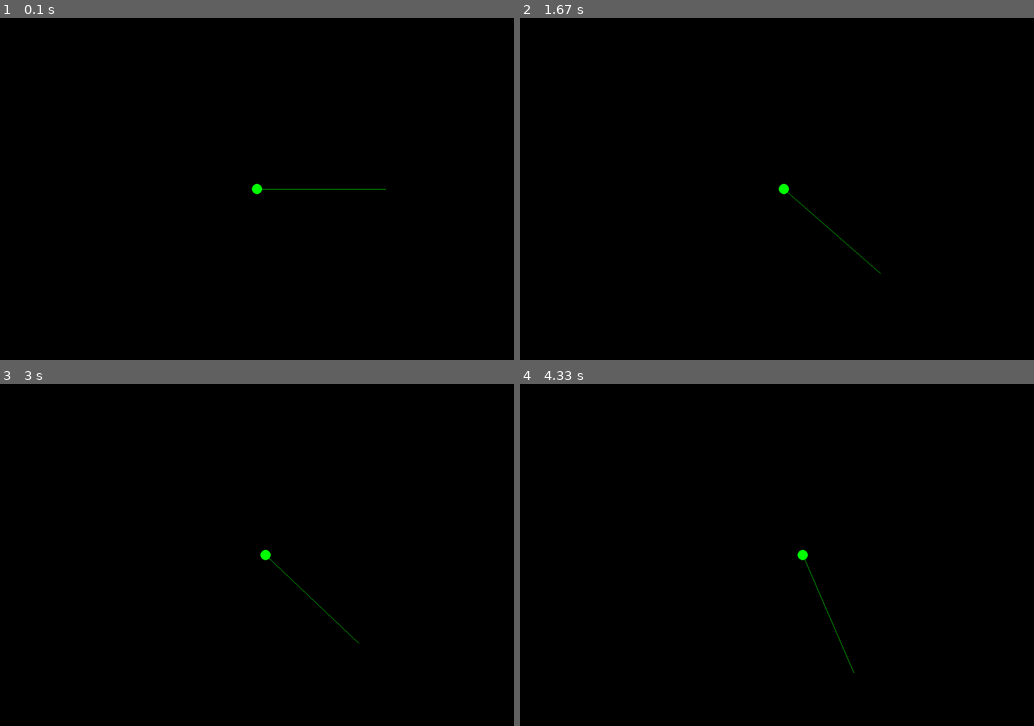
Above: before the commit, frames 1-4 (two rows, left to right).
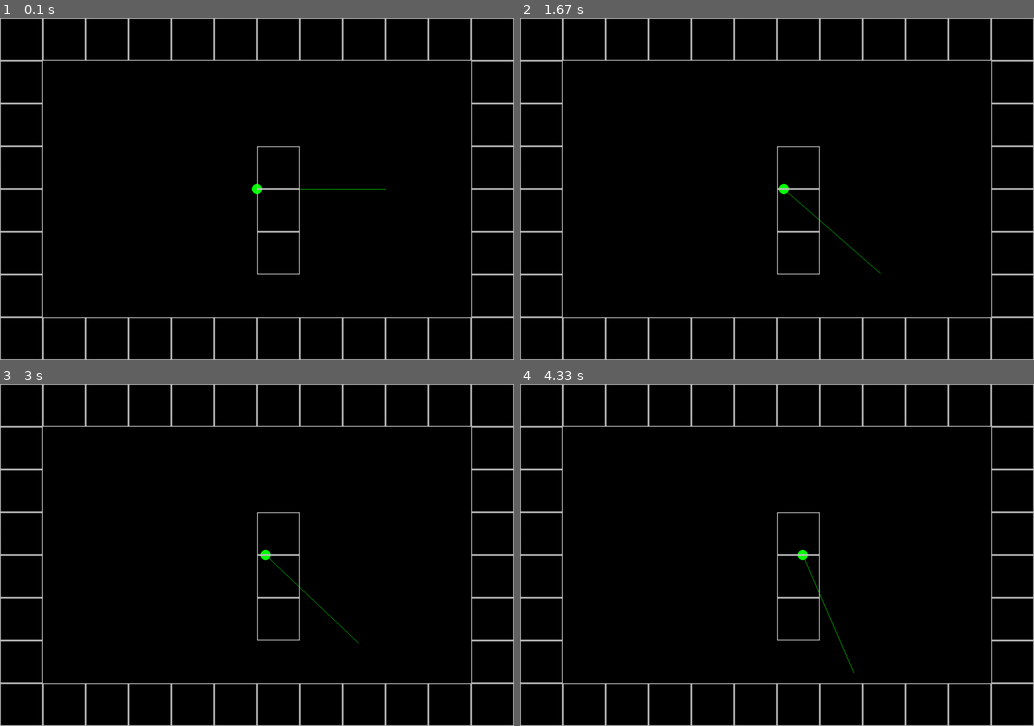
Above: after the commit, the same moments.

Repository: ElonMax404/pygame-pseudo3d
Game: pygame game, started from main.py
Same seed, same stepped clock (60 frames per second), same inputs: the game is played once before the commit and once after it.
Inputs:
- Up to frame 1 (0.1 s): no input
- Up to frame 2 (1.67 s): hold Right 0.33-0.8 s; hold Right 0.83-1.3 s; hold D 0.83-1.3 s; hold Left from 1.33 s (still down); hold A from 1.33 s (still down)
- Up to frame 3 (3 s): release Left at 1.87 s; release A at 1.87 s; hold Left 1.9-2.3 s; hold A 1.9-2.3 s; hold Right 2.33-2.97 s; hold D 2.33-2.97 s
- Up to frame 4 (4.33 s): hold Left 3-3.47 s; hold A 3-3.47 s; hold Right 3.5-3.97 s; hold D 3.5-3.97 s; hold Right from 4 s (still down); hold D from 4 s (still down)

The runs differ from the first frame. In frame 1, 4.2% of the frame differs, in the area x 0-100%, y 0-100%; in frame 2, 4.2%; in frame 3, 4.2%; in frame 4, 4.2%.

Commit message:
Added map

Diff:
--- a/config.py
+++ b/config.py
@@ -7,3 +7,4 @@
 player_angle = 0
 player_speed = 2
 FPS = 60
+TILE = 100
--- a/main.py
+++ b/main.py
@@ -2,8 +2,10 @@
 from config import *
 from player import Player
 import math
+from map import world_map
 
 pygame.init()
+pygame.display.set_caption("Pseudo 3d")
 screen = pygame.display.set_mode((WIDTH, HEIGHT))
 clock = pygame.time.Clock()
 player = Player()
@@ -21,6 +23,9 @@
         pygame.draw.circle(screen, pygame.Color("Green"), player.pos, 12)
         pygame.draw.line(screen, pygame.Color("Green"), player.pos, (player.x + 300 * math.cos(player.angle),
                                                                      player.y + 300 * math.sin(player.angle)))
+        for x, y in world_map:
+            pygame.draw.rect(screen, pygame.Color("Grey"), (x, y, TILE, TILE), 2)
+
 
         pygame.display.update()
         clock.tick(FPS)
--- /dev/null
+++ b/map.py
@@ -0,0 +1,19 @@
+from config import *
+
+text_map = [
+    'WWWWWWWWWWWW',
+    'W..........W',
+    'W..........W',
+    'W.....W....W',
+    'W.....W....W',
+    'W.....W....W',
+    'W..........W',
+    'WWWWWWWWWWWW',
+]
+
+world_map = set()
+
+for j, row in enumerate(text_map):
+    for i, char in enumerate(row):
+        if char == "W":
+            world_map.add((i * TILE, j * TILE))
